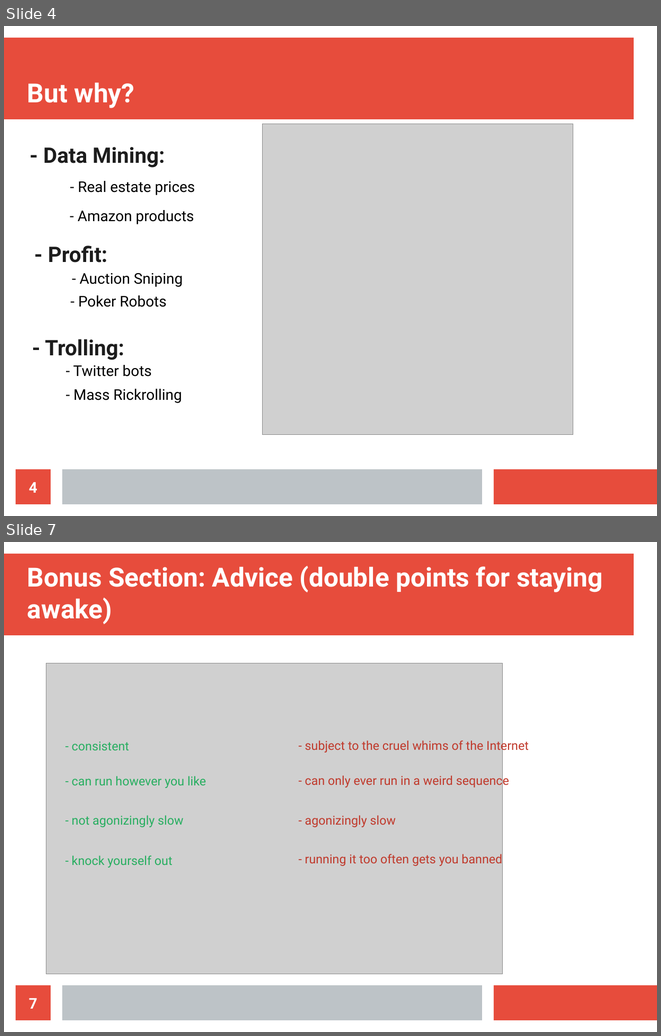
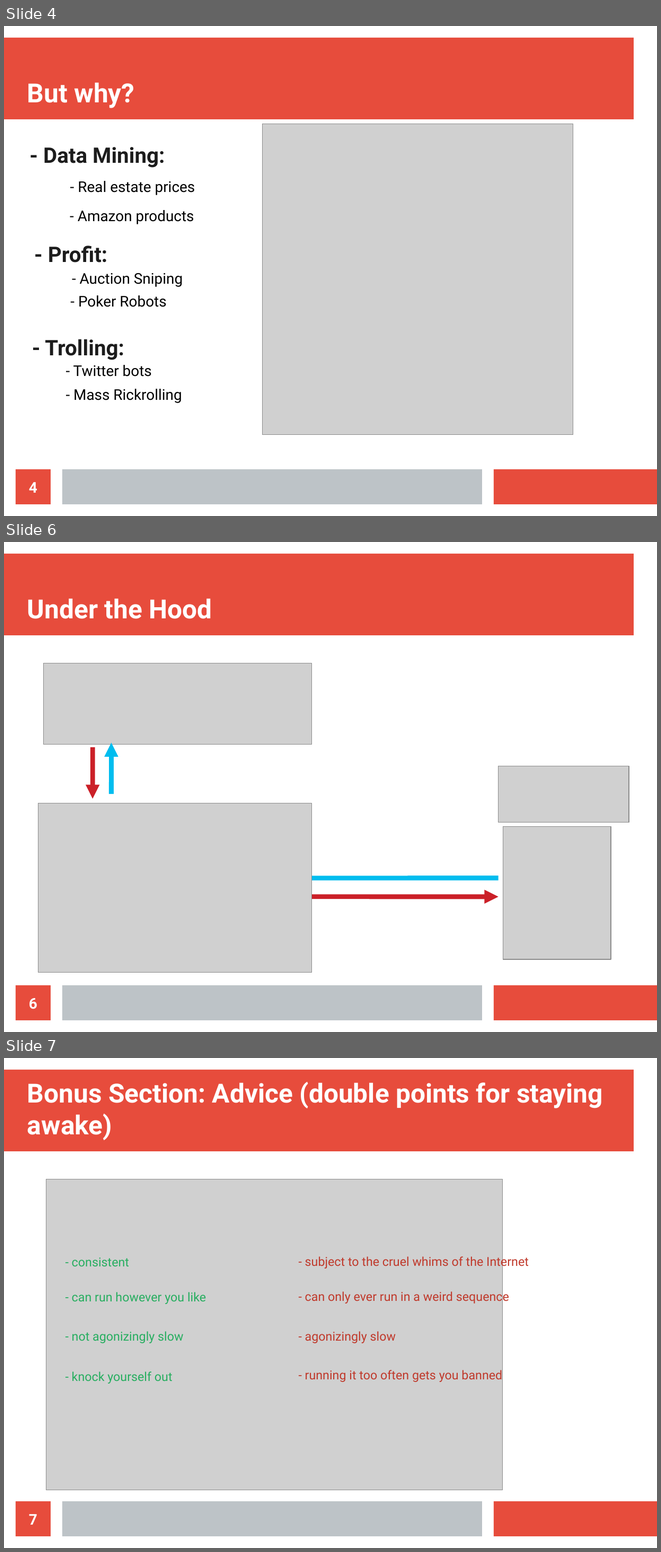
Before and after one commit to Lewington-pitsos/web_scraping_presentation, a slide deck: web_scraping.odp. Shown one above the other, each under a label of ours: slides 4 and 7 before the commit, slides 4, 6 and 7 after it; the slides between them are not shown. The pictures are 661x1036 and 661x1552 pixels, drawn with LibreOffice and Linux fonts; fonts in the diff are those of the drawing; grey boxes stand for pictures. Boxes give left, top, right and bottom in pixels: in the first picture for what was removed or moved away, otherwise in the second. Text is boxed around its words. In the diff, an @@ line names an element or a change of style, - is before the commit and + after.

```diff
--- a/web_scraping.odp
+++ b/web_scraping.odp
@@ slide 6 added at <box>4,542,657,1032</box>, background #FFFFFF; not listed: 3 template elements that a slide beside it also shows @@
@@ title added at <box>27,598,212,619</box>, 32 pt, text #FFFFFF, bold @@
+Under the Hood
@@ picture added at <box>43,663,311,744</box> @@
@@ arrow added from (93, 747) to (93, 799), #CB2028 5.67 pt @@
@@ arrow added from (111, 794) to (111, 743), #00BDEF 5.67 pt @@
@@ picture added at <box>499,766,629,822</box> @@
@@ picture added at <box>38,803,312,973</box> @@
@@ picture added at <box>503,827,611,959</box> @@
@@ arrow added from (499, 878) to (284, 878), #00BDEF 5.67 pt @@
@@ arrow added from (289, 897) to (499, 897), #CB2028 5.67 pt @@
@@ page number added at <box>16,985,51,1020</box>, fill #E74C3C, 18 pt, text #FFFFFF, bold @@
+6
```
Also in this commit, not shown: 1 slide changed, 1 other slide added, 1 slide removed, 4 other files.
